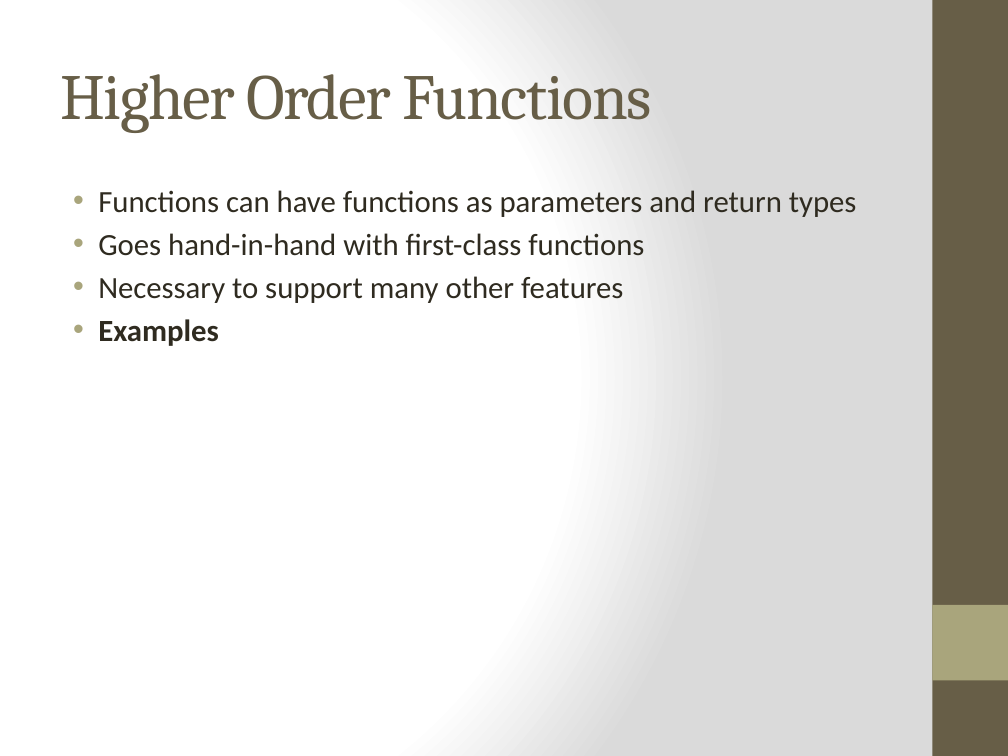
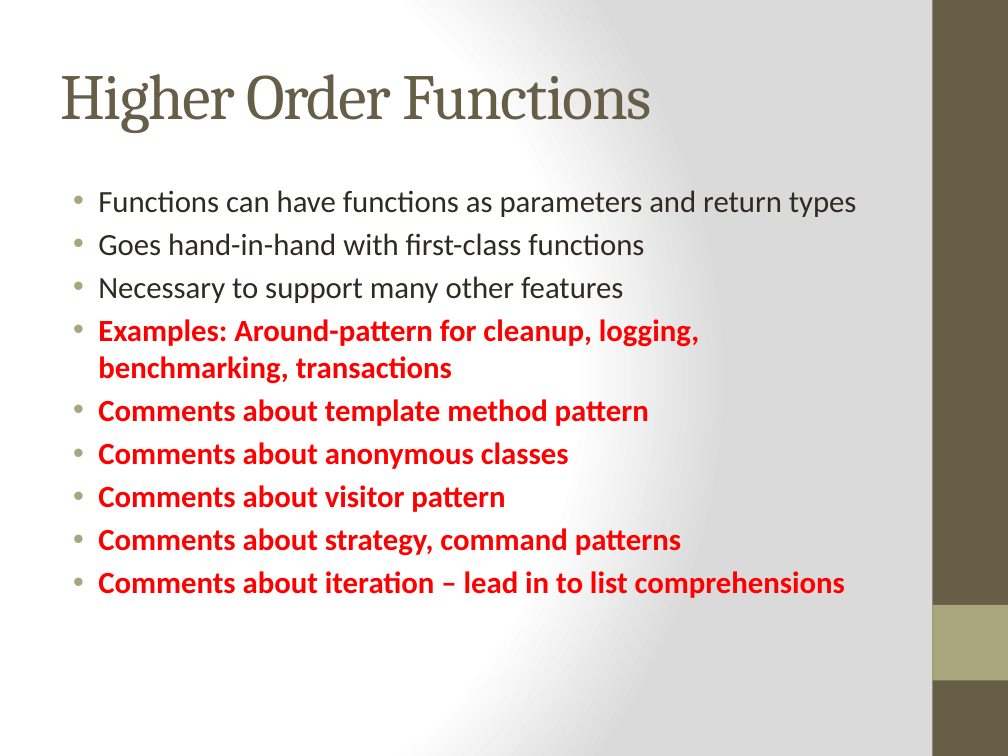
Before and after one commit to bjhartin/FoundationsOfFunctionalProgramming, a slide deck: slide 21 of FoundationsOfFunctionalProgramming.pptx (slide 19 before the commit). Drawn at 1008x756 pixels with LibreOffice and Linux fonts; fonts in the diff are those of the drawing. Boxes give left, top, right and bottom in pixels: in the first picture for what was removed or moved away, otherwise in the second. Text is boxed around its words. In the diff, an @@ line names an element or a change of style, - is before the commit and + after.

```diff
--- a/FoundationsOfFunctionalProgramming.pptx
+++ b/FoundationsOfFunctionalProgramming.pptx
@@ text at (x1=98, y1=319, x2=845, y2=598): text changed; text colour #2F2B20 to #FF0000 @@
-• Examples
+• Examples: Around-pattern for cleanup, logging, benchmarking, transactions
+• Comments about template method pattern
+• Comments about anonymous classes
+• Comments about visitor pattern
+• Comments about strategy, command patterns
+• Comments about iteration – lead in to list comprehensions
```
Also in this commit, not shown: 9 other slides changed, 8 slides added, 1 other file.
